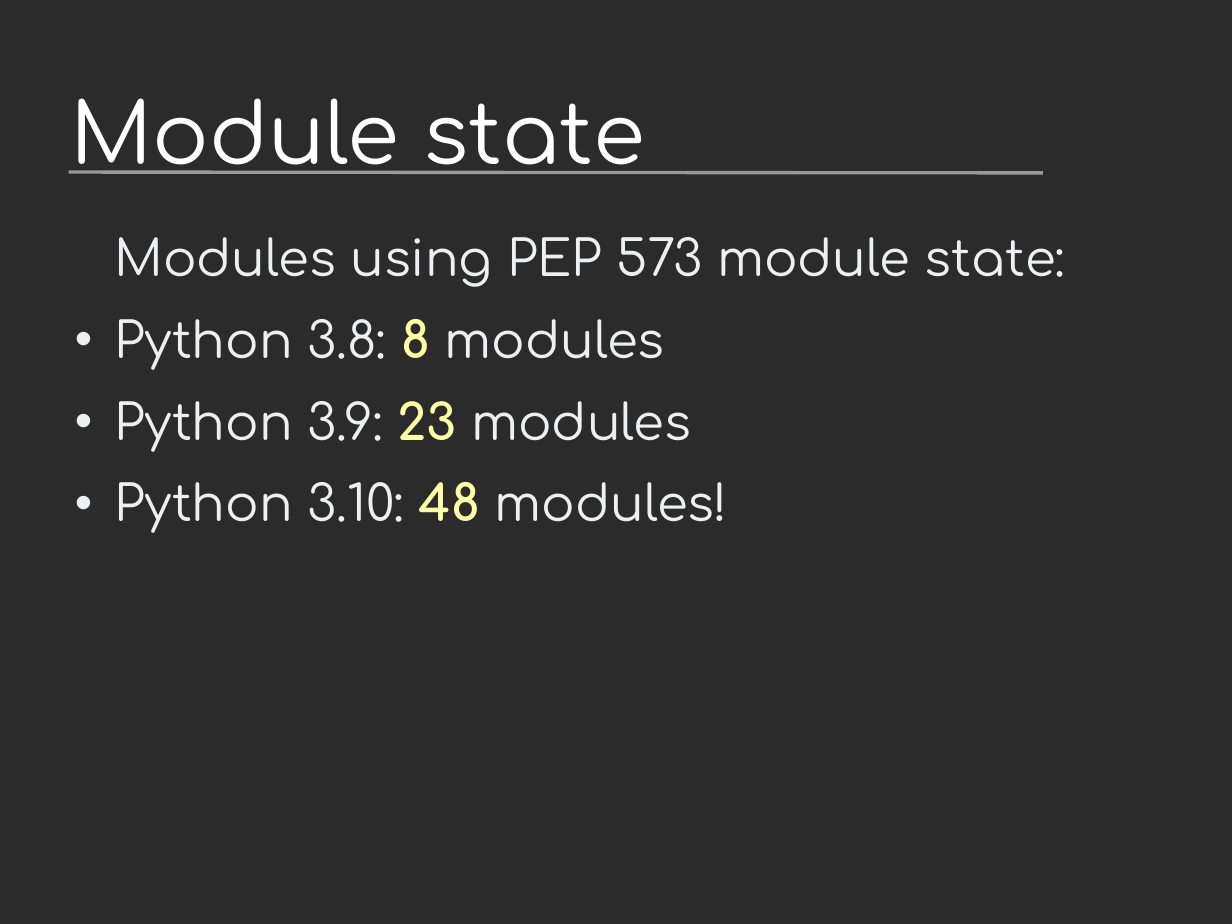
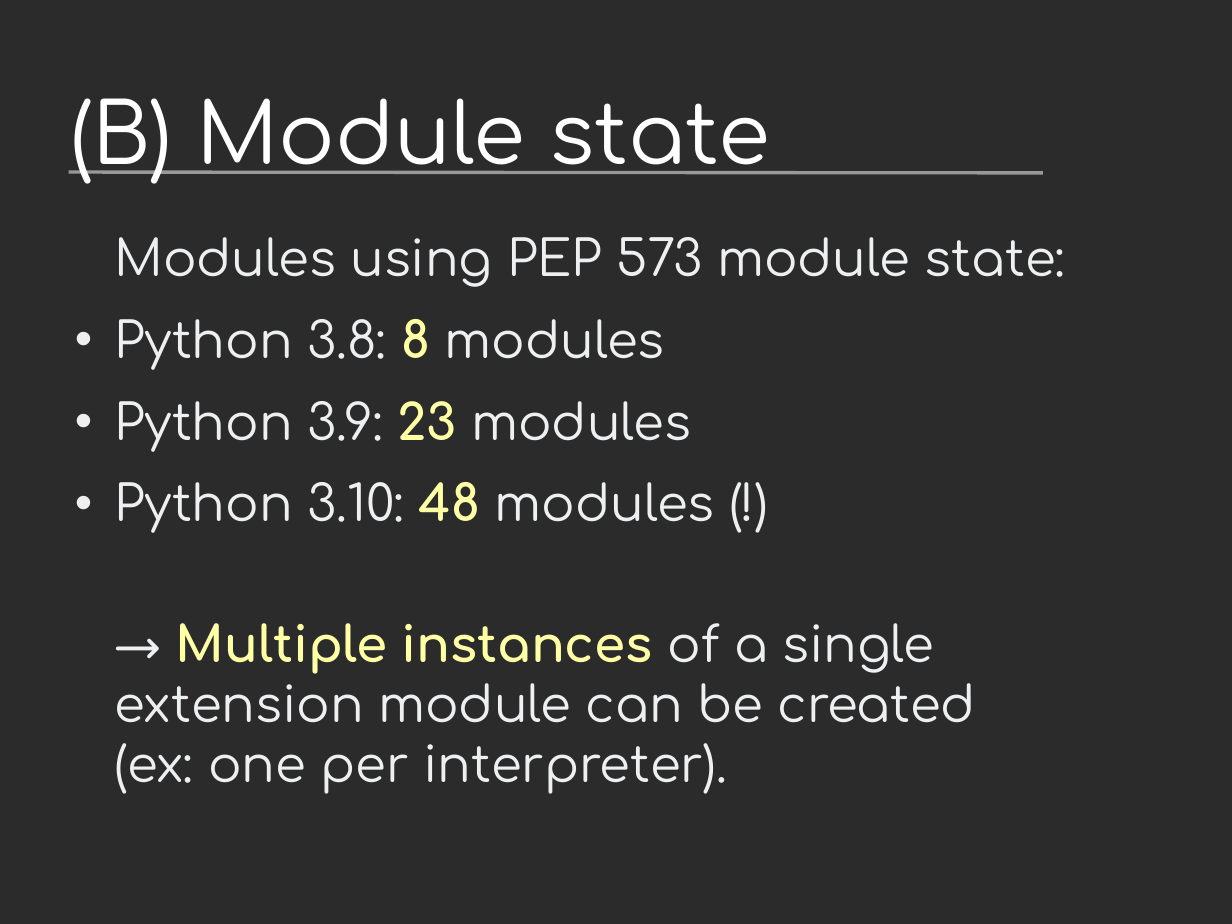
Before and after one commit to vstinner/talks, a slide deck: slide 18 of 2021-PyconUS/subinterpreters.odp (slide 17 before the commit). Drawn at 1232x924 pixels with LibreOffice and Linux fonts; fonts in the diff are those of the drawing; background and template pictures are left out; a plain dark background stands for a picture behind light text. Boxes give left, top, right and bottom in pixels: in the first picture for what was removed or moved away, otherwise in the second. Text is boxed around its words. In the diff, an @@ line names an element or a change of style, - is before the commit and + after.

```diff
--- a/2021-PyconUS/subinterpreters.odp
+++ b/2021-PyconUS/subinterpreters.odp
@@ title at bbox=[71, 98, 770, 184]: text changed @@
-Module state
+(B) Module state
@@ text at bbox=[114, 482, 976, 794]: text changed @@
-• Python 3.10: 48 modules!
+• Python 3.10: 48 modules (!)
+→ Multiple instances of a single extension module can be created
+(ex: one per interpreter).
```
Also in this commit, not shown: 28 other slides changed, 3 slides added, 2 other files.
